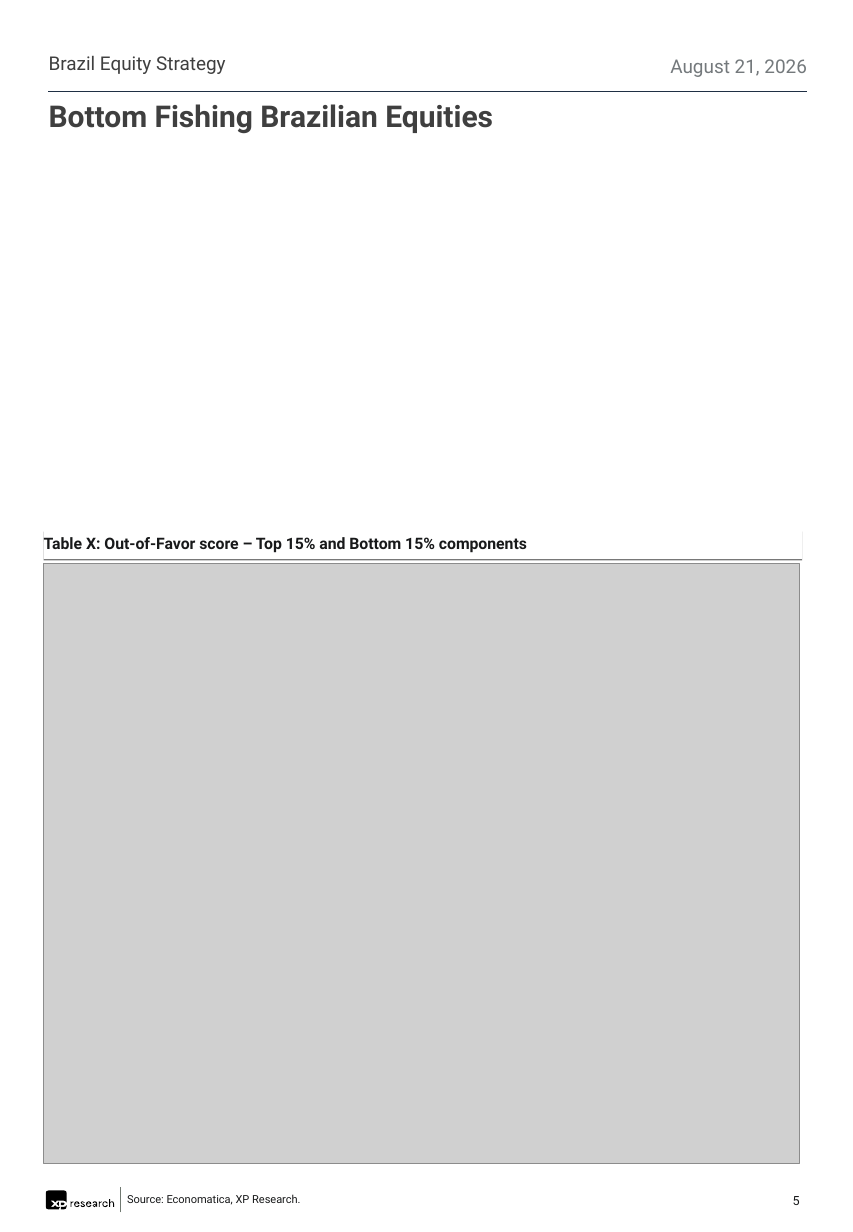
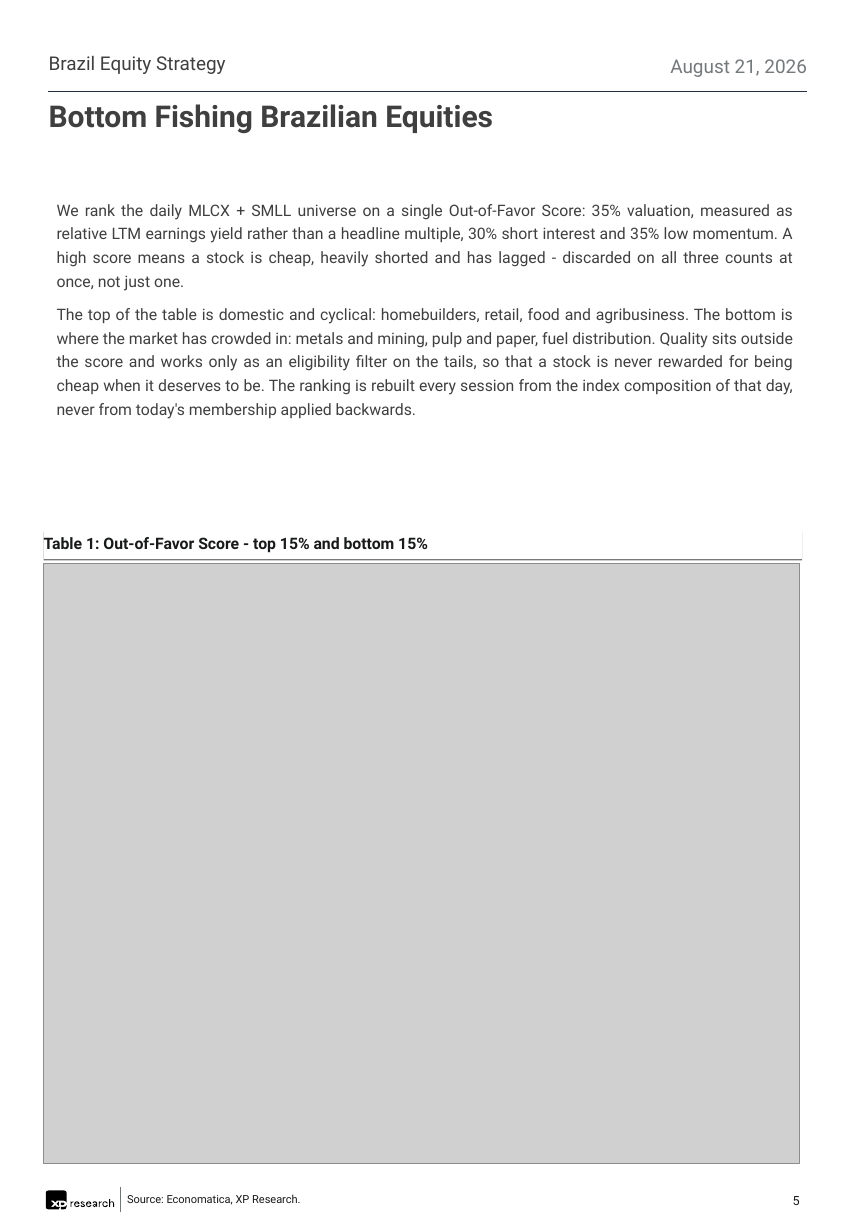
Before and after one commit to CaioLSouza/datasets, a slide deck: slide 5 of brazil/assimetry_score/report/Bottom Fishing Brazilian Equities.pptx. Drawn at 853x1232 pixels with LibreOffice and Linux fonts; fonts in the diff are those of the drawing; grey boxes stand for pictures. Boxes give left, top, right and bottom in pixels: in the first picture for what was removed or moved away, otherwise in the second. Text is boxed around its words. In the diff, an @@ line names an element or a change of style, - is before the commit and + after.

```diff
--- a/brazil/assimetry_score/report/Bottom Fishing Brazilian Equities.pptx
+++ b/brazil/assimetry_score/report/Bottom Fishing Brazilian Equities.pptx
@@ text added at (57,204,793,419), 10 pt, text #3F3F3F @@
+We rank the daily MLCX + SMLL universe on a single Out-of-Favor Score: 35% valuation, measured as relative LTM earnings yield rather than a headline multiple, 30% short interest and 35% low momentum. A high score means a stock is cheap, heavily shorted and has lagged - discarded on all three counts at once, not just one.
+The top of the table is domestic and cyclical: homebuilders, retail, food and agribusiness. The bottom is where the market has crowded in: metals and mining, pulp and paper, fuel distribution. Quality sits outside the score and works only as an eligibility filter on the tails, so that a stock is never rewarded for being cheap when it deserves to be. The ranking is rebuilt every session from the index composition of that day, never from today's membership applied backwards.
@@ text in rectangle at (44,537,428,553): text changed @@
-Table X: Out-of-Favor score – Top 15% and Bottom 15% components
+Table 1: Out-of-Favor Score - top 15% and bottom 15%
```
Also in this commit, not shown: 5 other slides changed, 1 slide added, 1 slide removed, 1 other file.
